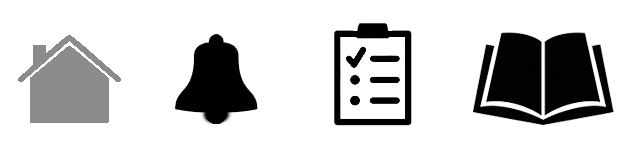
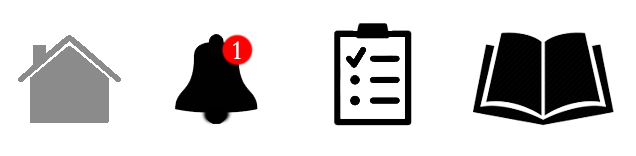
The second 636 × 156 image is a revision of the first. Changes to its layers:
added layer "1" above "Layer 6" over [233, 41, 241, 59]
added layer "Layer 6" above "Layer 5" over [221, 34, 254, 66]
